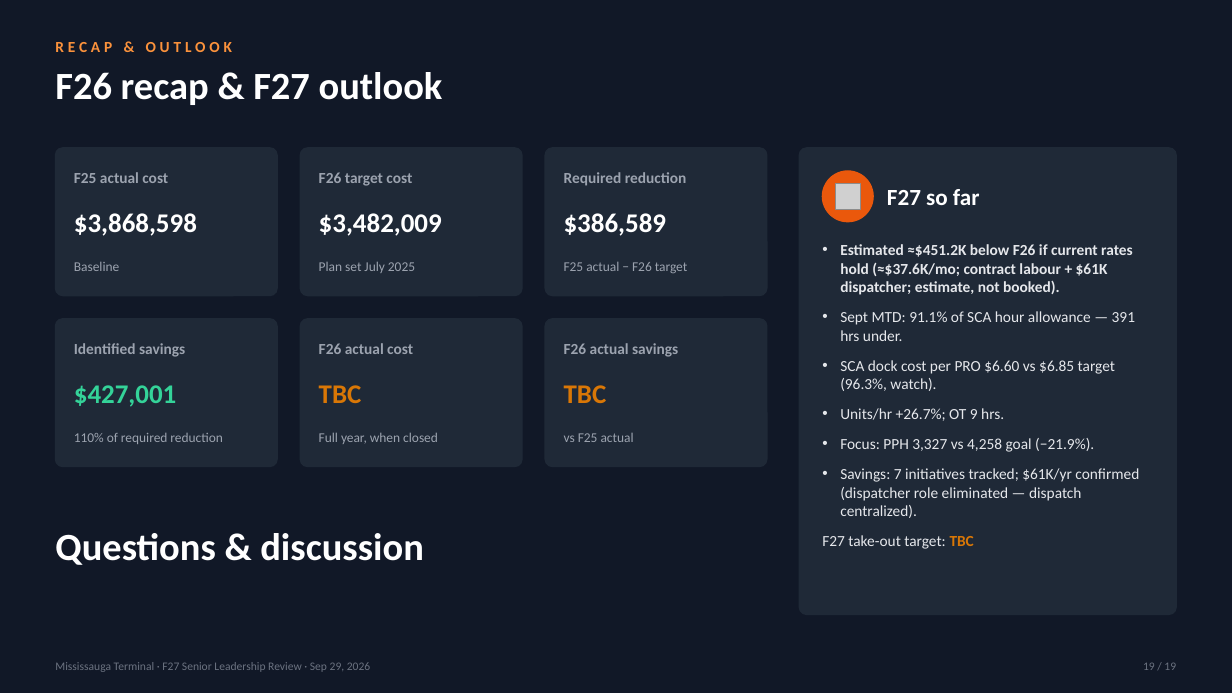
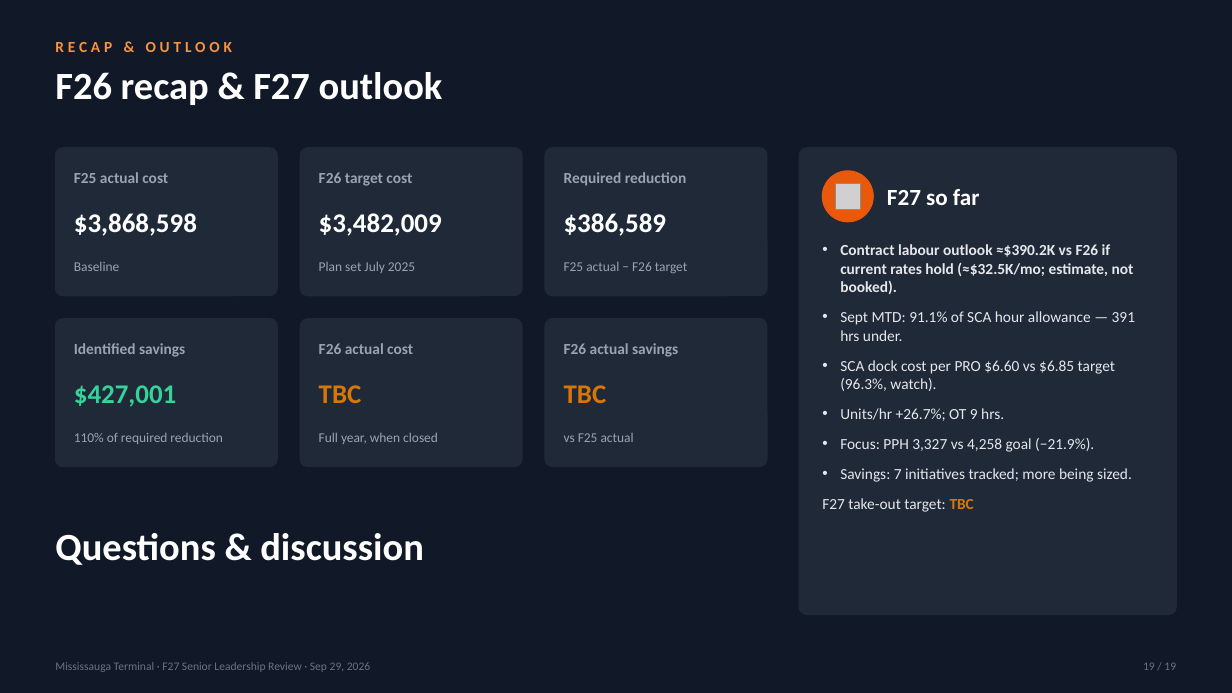
Before and after one commit to FuoriclasseX/mississauga-terminal-f26-cost-transformation-dashboard, a slide deck: slide 19 of presentation/Mississauga_F27_Leadership_Review_Sep29.pptx. Drawn at 1232x693 pixels with LibreOffice and Linux fonts; fonts in the diff are those of the drawing; grey boxes stand for pictures. Boxes give left, top, right and bottom in pixels: in the first picture for what was removed or moved away, otherwise in the second. Text is boxed around its words. In the diff, an @@ line names an element or a change of style, - is before the commit and + after.

```diff
--- a/presentation/Mississauga_F27_Leadership_Review_Sep29.pptx
+++ b/presentation/Mississauga_F27_Leadership_Review_Sep29.pptx
@@ text at box(840, 244, 1134, 294): text changed @@
-• Estimated ≈$451.2K below F26 if current rates hold (≈$37.6K/mo; contract labour + $61K dispatcher; estimate, not booked).
+• Contract labour outlook ≈$390.2K vs F26 if current rates hold (≈$32.5K/mo; estimate, not booked).
@@ text at box(840, 468, 1132, 482): text changed @@
-• Savings: 7 initiatives tracked; $61K/yr confirmed (dispatcher role eliminated — dispatch centralized).
+• Savings: 7 initiatives tracked; more being sized.
```
Also in this commit, not shown: 1 other file.
